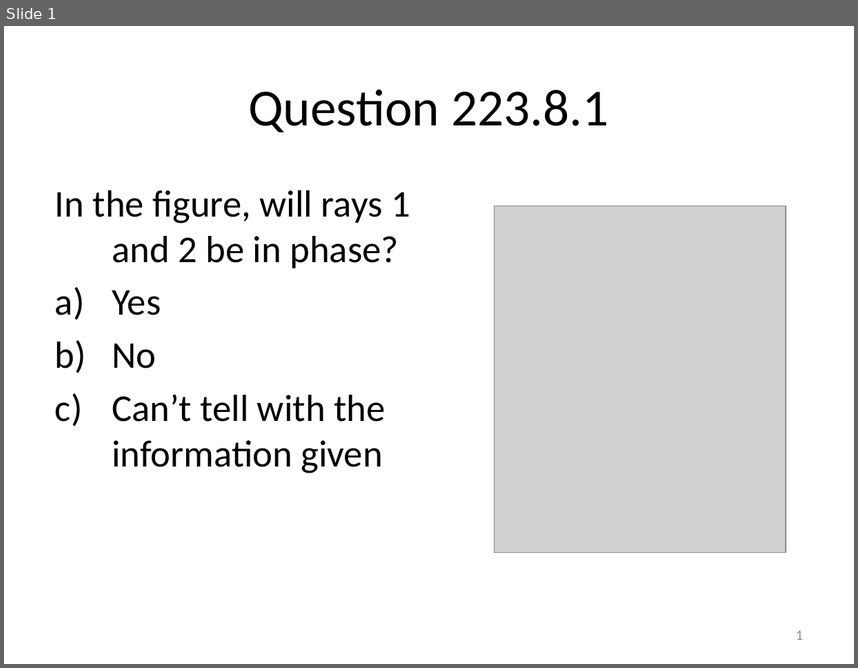
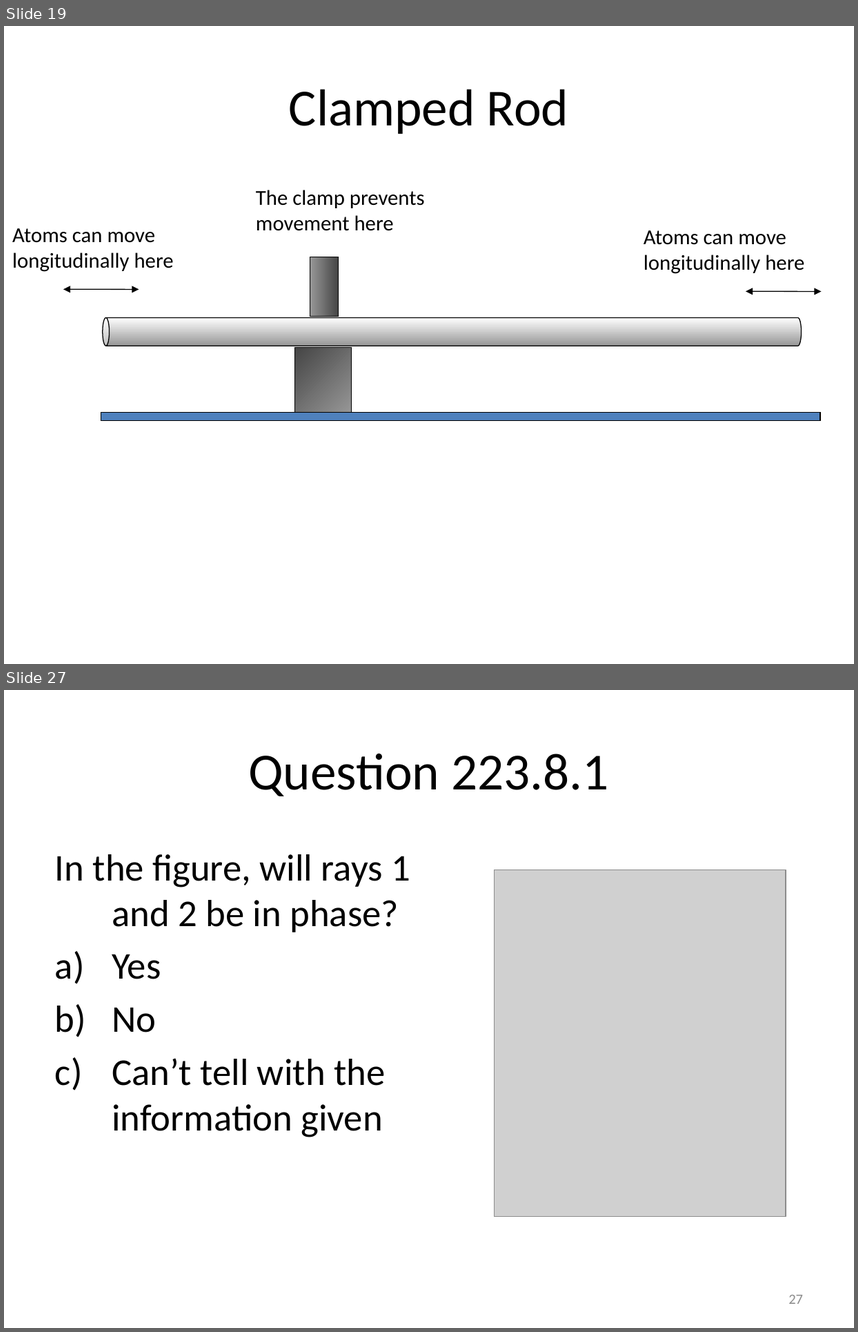
Before and after one commit to rtlines/Introductory-Physics-II, a slide deck: Lecture_Slides/PH 123 Lecture 09.pptx. Shown one above the other, each under a label of ours: slide 1 before the commit, slides 19 and 27 after it; the slides between them are not shown. The pictures are 858x668 and 858x1332 pixels, drawn with LibreOffice and Linux fonts; fonts in the diff are those of the drawing; grey boxes stand for pictures. Boxes give left, top, right and bottom in pixels: in the first picture for what was removed or moved away, otherwise in the second. Text is boxed around its words. In the diff, an @@ line names an element or a change of style, - is before the commit and + after.

```diff
--- a/Lecture_Slides/PH 123 Lecture 09.pptx
+++ b/Lecture_Slides/PH 123 Lecture 09.pptx
@@ slide 19 added at (4,26,854,664), background #FFFFFF @@
@@ title added at (289,89,568,134), 44 pt, text #000000 @@
+Clamped Rod
@@ group added at (12,190,821,421): 3 rectangles, 3 texts, 2 double arrows, 1 cylinder @@
+Atoms can move longitudinally here
+The clamp prevents movement here
+Atoms can move longitudinally here
@@ what was slide 1 is now slide 27 @@
@@ page number at (789,1294,803,1303): text changed @@
-1
+27
```
Also in this commit, not shown: 25 other slides added, 26 other files.
